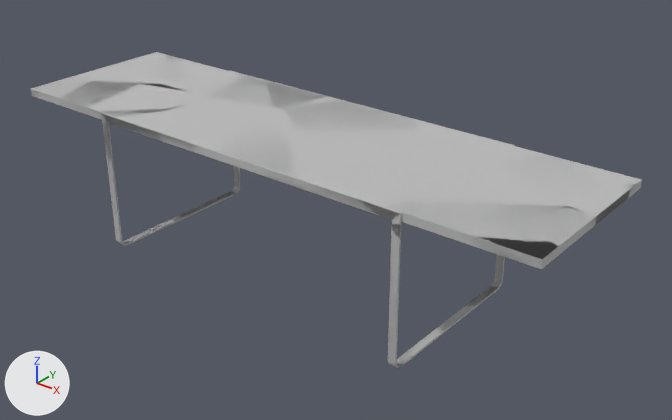
Two versions of the FBX model table cassée.fbx, one commit apart.
Camera for both pictures: a camera (50 mm lens) standing at (272.0, -313.0, 232.0) and looking at (15.0, 9.0, 32.0). Every picture has the same lights, and +X, +Y and +Z are marked at lower left. Where no turn or scale is listed for an object, it has been applied to the vertices.

The scene before the commit, as lines of its bpy script (objects in view):
```python
me_ka_design_t1_obj_001_cell_018 = bpy.data.meshes.new('ka_design_t1_obj.001_cell.018')
me_ka_design_t1_obj_001_cell_018.from_pydata(...)  # 20 vertices, 12 faces; spans x -19.3..21.8, y -29.2..13.5, z -2.7..1.3
me_ka_design_t1_obj_001_cell_018.materials.append(mat_ka_design_t1_mtl_1_001)  # its picture is missing
me_ka_design_t1_obj_002 = bpy.data.meshes.new('ka_design_t1_obj.002')
me_ka_design_t1_obj_002.from_pydata(...)  # 112 vertices, 114 faces; spans x -150.0..150.0, y -44.0..44.0, z 70.0..74.0
me_ka_design_t1_obj_002.materials.append(mat_ka_design_t1_mtl_1_001)  # its picture is missing
me_ka_design_t1_obj_003 = bpy.data.meshes.new('ka_design_t1_obj.003')
me_ka_design_t1_obj_003.from_pydata(...)  # 800 vertices, 800 faces; spans x -90.0..90.0, y -45.0..45.0, z 0.0..74.0
me_ka_design_t1_obj_003.materials.append(mat_ka_design_t1_mtl_2_001)  # grey #bcbcbc
ob_ka_design_t1_obj_000 = bpy.data.objects.new('ka_design_t1_obj.000', me_ka_design_t1_obj_003)
ob_ka_design_t1_obj_000.location = (0.0, 0.0, 0.0)
ob_ka_design_t1_obj_001 = bpy.data.objects.new('ka_design_t1_obj.001', me_ka_design_t1_obj_002)
ob_ka_design_t1_obj_001.location = (0.0, 0.0, 0.0)
ob_ka_design_t1_obj_001_cell_020 = bpy.data.objects.new('ka_design_t1_obj.001_cell.020', me_ka_design_t1_obj_001_cell_018)
ob_ka_design_t1_obj_001_cell_020.location = (116.1, 30.5, 72.7)
# also in view: 'ka_design_t1_obj.001_cell.030' at (-88.0, -18.0, 72.0); 'ka_design_t1_obj.001_cell.008' at (-100.0, 24.0, 72.0); 'ka_design_t1_obj.001_cell.023' at (139.0, -36.0, 72.0); 'ka_design_t1_obj.001_cell.007' at (117.0, -21.0, 72.0); 'ka_design_t1_obj.001_cell.002' at (-101.0, -19.0, 72.0)
```
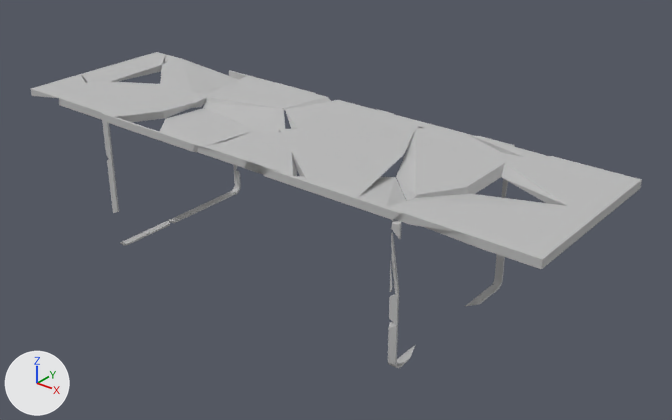
Location of each change, [x1, y1, x2, y2] in pixels of the pictures (672 x 420 px):
'ka_design_t1_obj.001', deleted: before [31, 52, 642, 269]
'ka_design_t1_obj.000', deleted: before [101, 74, 515, 368]
'ka_design_t1_obj.001_cell', unchanged, uncovered by the edit: before [224, 131, 293, 176]; after [216, 131, 297, 176]
'ka_design_t1_obj.001_cell.019', unchanged, uncovered by the edit: after [159, 108, 255, 155]
'ka_design_t1_obj.001_cell.008', unchanged, uncovered by the edit: before [160, 58, 192, 92]; after [160, 58, 239, 94]
'ka_design_t1_obj.001_cell.021', unchanged, uncovered by the edit: after [203, 102, 285, 132]

What changed in the scene script:
```text
Remove ob_ka_design_t1_obj_000:
    ob_ka_design_t1_obj_000 = bpy.data.objects.new('ka_design_t1_obj.000', me_ka_design_t1_obj_003)
    ob_ka_design_t1_obj_000.location = (0.0, 0.0, 0.0)
Remove ob_ka_design_t1_obj_001:
    ob_ka_design_t1_obj_001 = bpy.data.objects.new('ka_design_t1_obj.001', me_ka_design_t1_obj_002)
    ob_ka_design_t1_obj_001.location = (0.0, 0.0, 0.0)
```
